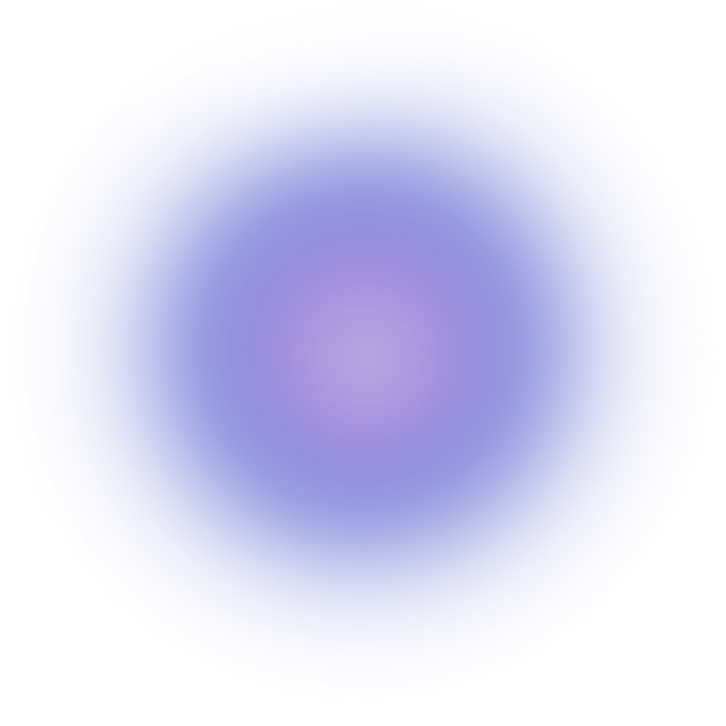
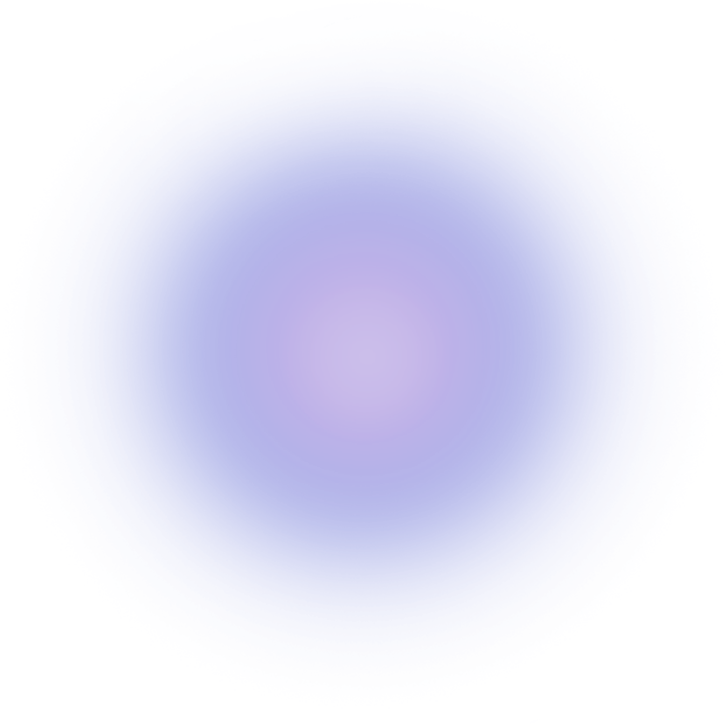
Two versions of the same layered image (726 × 726). Layer-by-layer changes:
"Layer 1 copy": opacity 100% → 70% over (56, 56, 674, 659)
